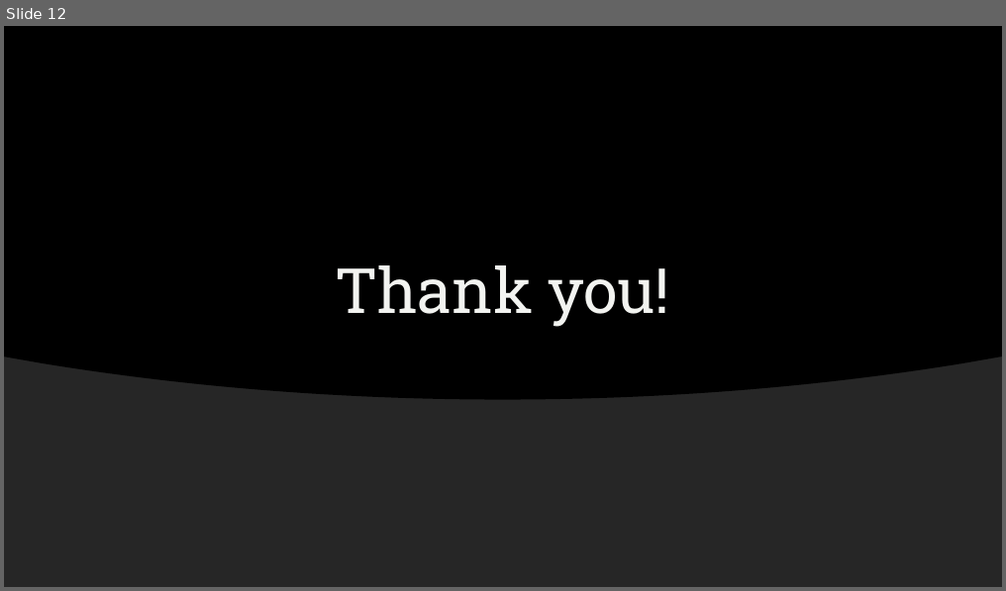
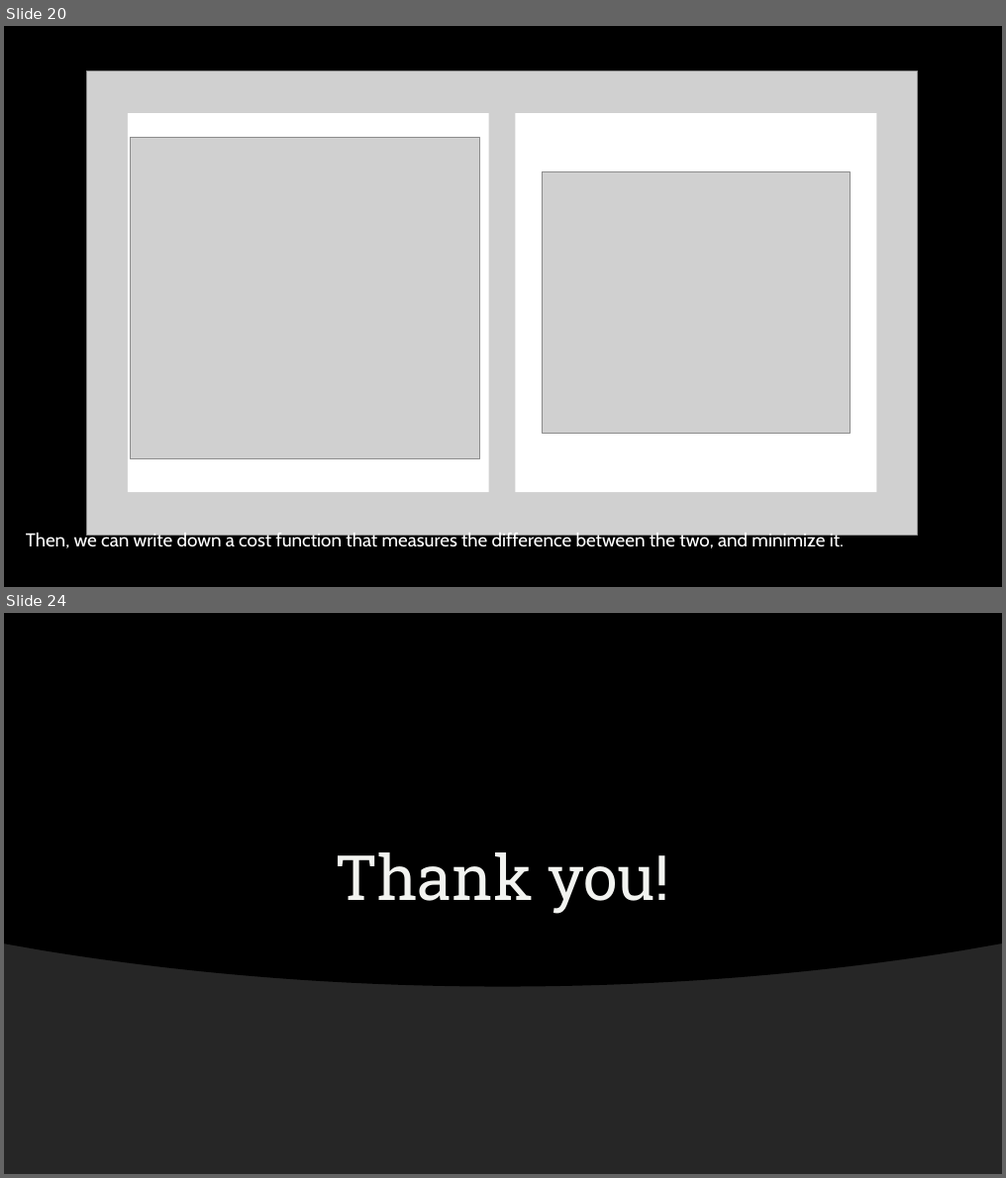
Before and after one commit to ekremdemirboga/modelling-calcium-oscillations-in-astrocytes, a slide deck: final/final.pptx. Shown one above the other, each under a label of ours: slide 12 before the commit, slides 20 and 24 after it; the slides between them are not shown. The pictures are 1006x591 and 1006x1178 pixels, drawn with LibreOffice and Linux fonts; fonts in the diff are those of the drawing; grey boxes stand for pictures; background and template pictures are left out. Boxes give left, top, right and bottom in pixels: in the first picture for what was removed or moved away, otherwise in the second. Text is boxed around its words. In the diff, an @@ line names an element or a change of style, - is before the commit and + after.

```diff
--- a/final/final.pptx
+++ b/final/final.pptx
@@ slide 20 added at box(4, 26, 1002, 587), background picture (left out) @@
@@ picture added at box(87, 71, 918, 535) @@
@@ rectangle added at box(128, 113, 489, 492), fill #FFFFFF @@
@@ rectangle added at box(515, 113, 877, 492), fill #FFFFFF @@
@@ picture added at box(131, 138, 480, 459) @@
@@ picture added at box(542, 173, 849, 433) @@
@@ text added at box(26, 532, 844, 549), 18 pt, text #FFFFFF @@
+Then, we can write down a cost function that measures the difference between the two, and minimize it.
@@ what was slide 12 is now slide 24 @@
```
Also in this commit, not shown: 2 slides changed, 16 other slides added, 5 slides removed, 3 other files.
